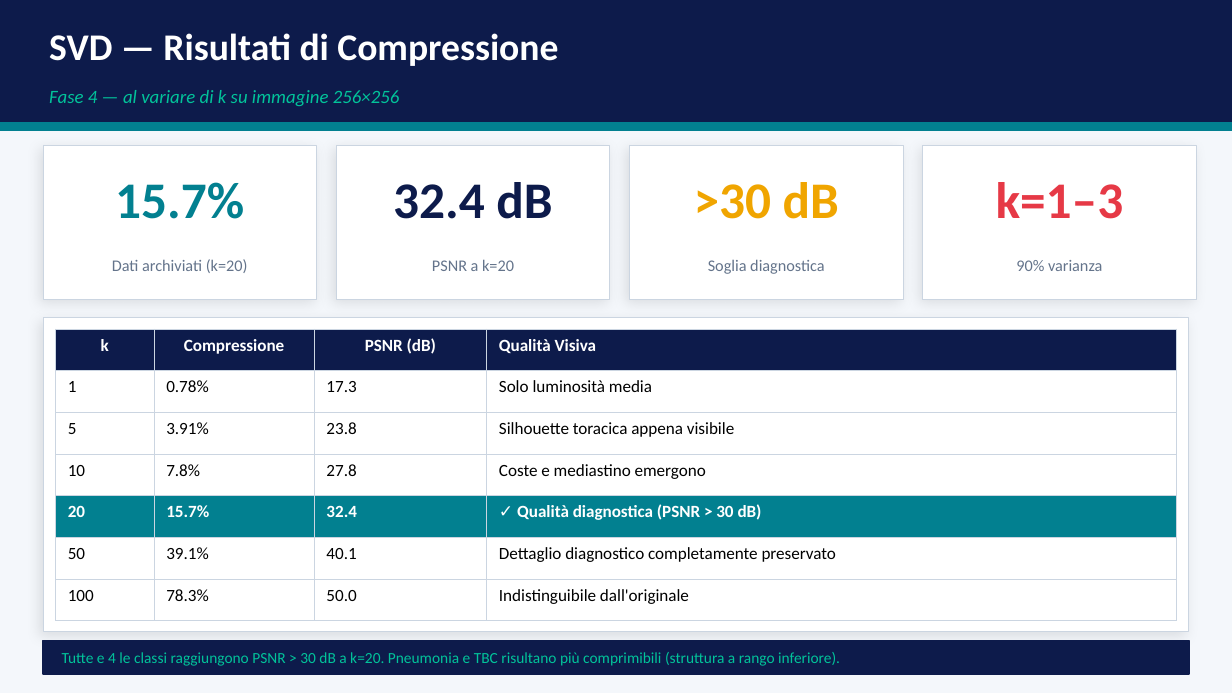
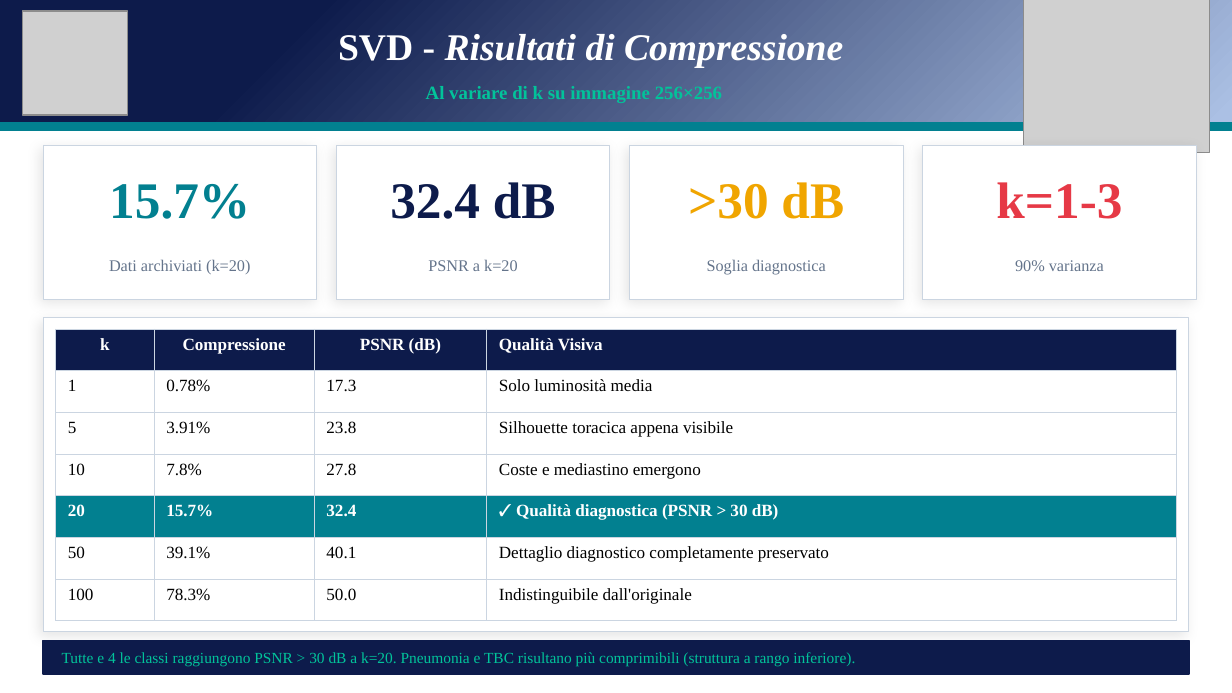
Before and after one commit to andreapatruno1/Image-Compression-and-Analysis, a slide deck: slide 7 of docs/SVD e PCA per l'analisi di immagini mediche.pptx. Drawn at 1232x693 pixels with LibreOffice and Linux fonts; fonts in the diff are those of the drawing; grey boxes stand for pictures. Boxes give left, top, right and bottom in pixels: in the first picture for what was removed or moved away, otherwise in the second. Text is boxed around its words. In the diff, an @@ line names an element or a change of style, - is before the commit and + after.

```diff
--- a/docs/SVD e PCA per l'analisi di immagini mediche.pptx
+++ b/docs/SVD e PCA per l'analisi di immagini mediche.pptx
@@ background #F4F7FB to #FFFFFF @@
@@ rectangle at [0,0,1232,123]: fill #0D1B4B to gradient #0D1B4B to #ABC0E4 to #C7D5ED; outline #0D1B4B 1 pt to none @@
@@ picture added at [22,11,127,115] @@
@@ picture added at [1024,0,1210,153] @@
@@ text at [338,34,843,68]: text changed; font Calibri to Times New Roman; italic on @@
-SVD — Risultati di Compressione
+SVD - Risultati di Compressione
@@ text at [426,86,722,103]: text changed; font Calibri to Times New Roman; bold on; italic off @@
-Fase 4 — al variare di k su immagine 256×256
+Al variare di k su immagine 256×256
@@ text at [996,182,1122,219]: text changed; font Calibri to Times New Roman @@
-k=1–3
+k=1-3
@@ table at [55,329,1177,621] @@
@@ font Calibri to Times New Roman @@
@@ font Calibri to Times New Roman in 8 elements at [109,184,250,219], [109,259,250,274], [390,182,556,219], [428,259,517,271], [688,182,844,219], [707,259,826,275], [1015,260,1104,271], [62,652,855,667] @@
```
Also in this commit, not shown: 16 other slides changed, 3 slides added, 3 slides removed, 33 other files.
